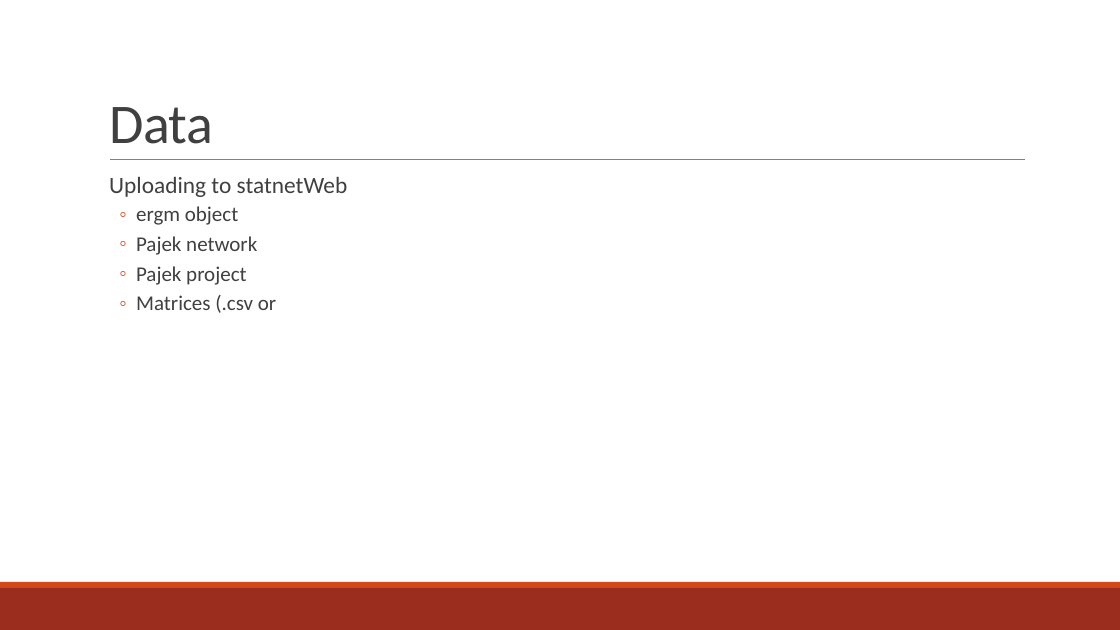
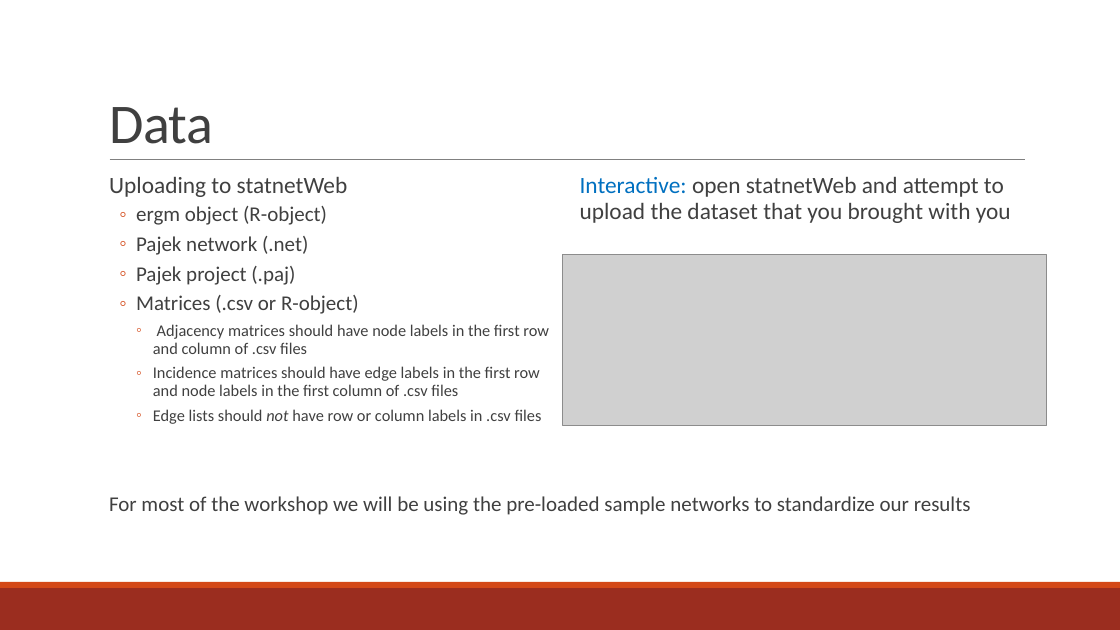
Before and after one commit to ebey/sunbelt2015, a slide deck: slide 7 of statnetWeb_slides.pptx. Drawn at 1120x630 pixels with LibreOffice and Linux fonts; fonts in the diff are those of the drawing; grey boxes stand for pictures. Boxes give left, top, right and bottom in pixels: in the first picture for what was removed or moved away, otherwise in the second. Text is boxed around its words. In the diff, an @@ line names an element or a change of style, - is before the commit and + after.

```diff
--- a/statnetWeb_slides.pptx
+++ b/statnetWeb_slides.pptx
@@ text added at [580,177,1011,223], 20 pt, text #404040 @@
+  Interactive: open statnetWeb and attempt to upload the dataset that you brought with you
@@ text at [136,206,549,424]: text changed; size 18 to 14 pt @@
-  ◦ ergm object
-  ◦ Pajek network
-  ◦ Pajek project
-  ◦ Matrices (.csv or
+  ◦ ergm object (R-object)
+  ◦ Pajek network (.net)
+  ◦ Pajek project (.paj)
+  ◦ Matrices (.csv or R-object)
+    ◦ Adjacency matrices should have node labels in the first row and column of .csv files
+    ◦ Incidence matrices should have edge labels in the first row and node labels in the first column of .csv files
+    ◦ Edge lists should not have row or column labels in .csv files
@@ picture added at [563,255,1047,425] @@
@@ text added at [109,496,971,515], 18 pt, text #404040 @@
+For most of the workshop we will be using the pre-loaded sample networks to standardize our results
```
Also in this commit, not shown: 1 other slide changed, 2 slides added, 1 slide removed.
